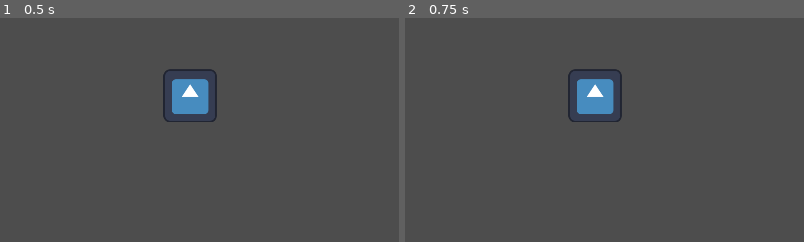
Above: before the commit, frames 1-2 (left to right).
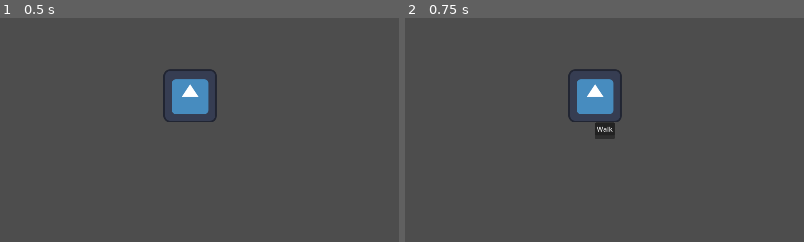
Above: after the commit, the same moments.

Repository: LatonFeed/LifeSim
Game: Godot game, scene res://main.tscn
Same seed, same stepped clock (60 frames per second), same inputs: the game is played once before the commit and once after it. The engine's default icon, where the game draws it, is replaced by a stand-in: a white triangle on a blue panel in a dark square.
Inputs (mouse positions are % of the whole screen's width and height, from its top left):
- Up to frame 1 (0.5 s): no input
- Up to frame 2 (0.75 s): tap Enter at 0.5 s; move the mouse to (53, 50) at 0.52 s; click (53, 50) at 0.67 s
The pictures show only the part of the screen within x 30-79%, y 27-77%; the shares and areas given below are measured in that part.

Frame 1 is identical in both runs. In frame 2, 0.4% of the frame differs, in the area x 47-53%, y 46-55%.

Commit message:
menu when clicked

Diff:
--- a/life-sim/Globals/interaction_manager.gd
+++ b/life-sim/Globals/interaction_manager.gd
@@ -1,12 +1,20 @@
 extends Node
 
+# 1. LOAD THE MENU SCENE
+# This tells the manager where to find the UI scene you just built.
+const MENU_SCENE = preload("res://Scenes/action_menu.tscn")
+
 var clicked_objects: Array = []
+var active_menu = null
+
+func _ready():
+	# 2. CREATE THE MENU INSTANCE
+	# We create the menu immediately but keep it hidden (the menu script hides itself in _ready)
+	active_menu = MENU_SCENE.instantiate()
+	add_child(active_menu)
 
 func register_click(object_that_was_clicked):
 	clicked_objects.append(object_that_was_clicked)
-
-	# Wait one frame. This allows all overlapping objects
-	# to register themselves
 	call_deferred("_process_clicks")
 
 func _process_clicks():
@@ -14,14 +22,16 @@
 		return
 
 	var all_actions = []
-
 	for obj in clicked_objects:
 		all_actions.append_array(obj.available_actions)
 
-	# Debug
-	print("OPENING MENU WITH ACTIONS: ", all_actions)
+	# 3. CALCULATE POSITION
+	# Get the mouse coordinates on the screen
+	var mouse_pos = get_viewport().get_mouse_position()
 
-	# TODO: UI Scene
-	# show_action_menu(all_actions)
+	# 4. SHOW THE MENU
+	if active_menu:
+		# We pass the position and the list of actions to the UI
+		active_menu.show_menu(mouse_pos, all_actions)
 
 	clicked_objects.clear()
--- /dev/null
+++ b/life-sim/Scenes/action_menu.gd
@@ -0,0 +1,31 @@
+extends CanvasLayer
+
+@onready var menu_background = $MenuBackground
+@onready var button_list = $MenuBackground/ButtonList
+
+func _ready():
+	menu_background.visible = false
+
+func show_menu(screen_position: Vector2, actions: Array):
+	# 1 Move the menu to the mouse position
+	menu_background.global_position = screen_position
+
+	# 2 Clear previous
+	for child in button_list.get_children():
+		child.queue_free()
+
+	# 3 Create a new button for each action
+	for action_name in actions:
+		var btn = Button.new()
+		btn.text = action_name
+
+		btn.pressed.connect(_on_button_clicked.bind(action_name))
+
+		button_list.add_child(btn)
+
+	# 4 Show the menu
+	menu_background.visible = true
+
+func _on_button_clicked(action_name):
+	print("Selected action: ", action_name)
+	menu_background.visible = false
--- /dev/null
+++ b/life-sim/Scenes/action_menu.tscn
@@ -0,0 +1,13 @@
+[gd_scene load_steps=2 format=3 uid="uid://cibdtf7oer0ue"]
+
+[ext_resource type="Script" uid="uid://p6ap7wpcb106" path="res://Scenes/action_menu.gd" id="1_trwya"]
+
+[node name="ActionMenu" type="CanvasLayer"]
+script = ExtResource("1_trwya")
+
+[node name="MenuBackground" type="PanelContainer" parent="."]
+offset_right = 40.0
+offset_bottom = 40.0
+
+[node name="ButtonList" type="VBoxContainer" parent="MenuBackground"]
+layout_mode = 2
Not shown, added: life-sim/Scenes/action_menu.gd.uid
